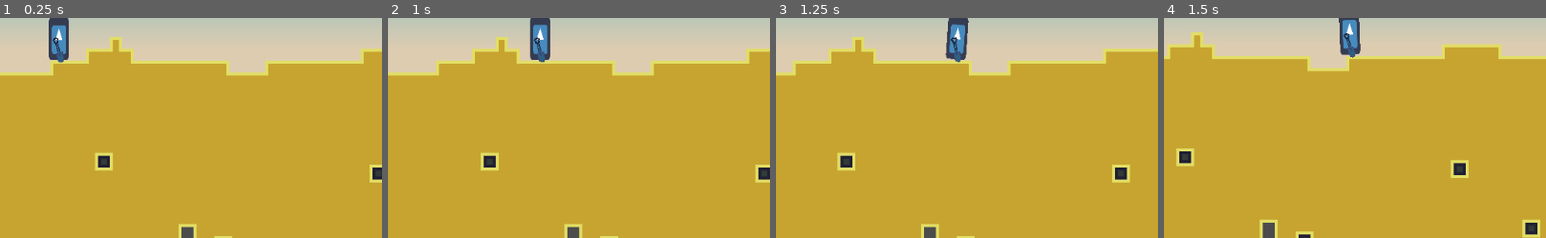
Above: before the commit, frames 1-4 (left to right).
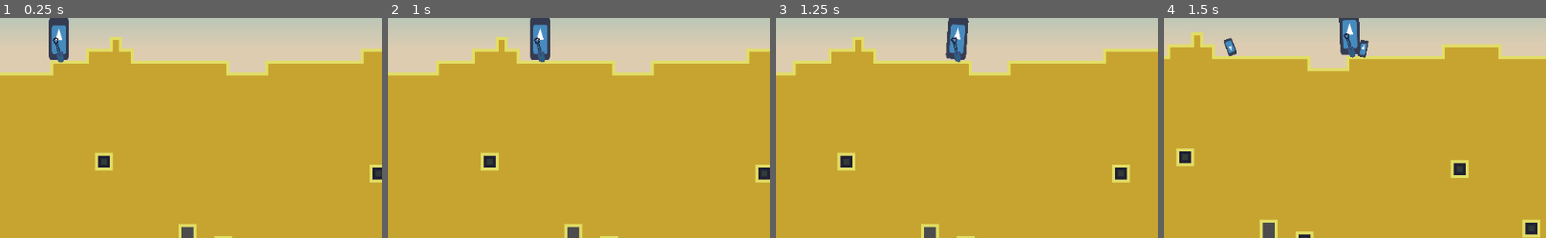
Above: after the commit, the same moments.

Repository: Eptwalabha/ld48
Game: Godot game, scene res://scenes/levels/map/CompetitionLevel.tscn
Same seed, same stepped clock (60 frames per second), same inputs: the game is played once before the commit and once after it. The engine's default icon, where the game draws it, is replaced by a stand-in: a white triangle on a blue panel in a dark square.
Inputs (mouse positions are % of the whole screen's width and height, from its top left):
- Up to frame 1 (0.25 s): no input
- Up to frame 2 (1 s): tap Enter at 0.5 s; move the mouse to (72, 44) at 0.52 s; hold Right (move_right) from 0.53 s (still down); hold E (action) from 0.53 s (still down); tap Space (move_jump) at 0.77 s
- Up to frame 3 (1.25 s): keep holding Right (move_right); keep holding E (action)
- Up to frame 4 (1.5 s): keep holding Right (move_right); move the mouse to (30, 54) at 1.27 s; release E (action) at 1.28 s; tap E (action) at 1.35 s
The pictures show only the part of the screen within x 42-92%, y 50-100%; the shares and areas given below are measured in that part.

Frames 1-3 are identical in both runs. In frame 4, 0.4% of the frame differs, in the area x 15-54%, y 9-19%.

Commit message:
fix Shovel and Bucket

Diff:
--- a/scenes/game-autoload.gd
+++ b/scenes/game-autoload.gd
@@ -20,13 +20,13 @@
 }
 
 var is_shovel_unlocked = true
-var is_bucket_unlocked = false
-var is_explosive_unlocked = false
+var is_bucket_unlocked = true
+var is_explosive_unlocked = true
 
 var player_money = 0
 var player_tools = {
 	"shovel": TOOL_QUALITY.SUPER,
-	"bucket": TOOL_QUALITY.BASIC,
+	"bucket": TOOL_QUALITY.NICE,
 	"explosive": 100
 }
 
--- a/scenes/levels/map/CompetitionLevel.gd
+++ b/scenes/levels/map/CompetitionLevel.gd
@@ -56,6 +56,7 @@
 		var collider = player.get_map_reach_collider()
 		update_cursor(collider)
 	else:
+		map.hide_cursor()
 		cursor_last_cell_index = null
 
 func update_cursor(collider) -> void:
@@ -131,10 +132,11 @@
 	var thread = Thread.new()
 	thread.start(self, "_spawn_blocks", [blocks_to_spawn, thread])
 
-func _on_Player_fill_bucket(position: Vector2, capacity_left: int, bucket: Bucket):
-	var blocks = map.get_blocks(position, bucket.radius, bucket.filter)
+func _on_Player_fill_bucket(cell: Vector2, capacity_left: int, bucket: Bucket):
+	var blocks = map.get_blocks(cell, bucket.radius, bucket.filter)
+	map.hide_cursor()
 	if len(blocks) == 0:
-		bucket.force_empty(position)
+		bucket.force_empty(get_global_mouse_position())
 		return
 	var i = 0
 	for block in blocks:
--- a/scenes/player/Player.tscn
+++ b/scenes/player/Player.tscn
@@ -245,7 +245,7 @@
 [node name="Pivot" type="Node2D" parent="."]
 
 [node name="icon" type="Sprite" parent="Pivot"]
-position = Vector2( 0, -28 )
+position = Vector2( 0, -30 )
 scale = Vector2( 0.42, 0.9 )
 texture = ExtResource( 3 )
 
--- a/scenes/player/tools/Bucket.gd
+++ b/scenes/player/tools/Bucket.gd
@@ -38,15 +38,15 @@
 		QUALITY.SUPER: return 12
 		_: return 2
 
-func action_start(mouse: Vector2, _cell) -> void:
+func action_start(mouse: Vector2, cell) -> void:
 	if cooldown:
 		return
+	if len(blocks) < capacity and cell != null:
+		emit_signal("fill", cell, capacity - len(blocks))
+	else:
+		emit_signal("empty", mouse, blocks)
 	$Cooldown.start()
 	cooldown = true
-	if len(blocks) < capacity:
-		emit_signal("fill", mouse, capacity - len(blocks))
-	else:
-		emit_signal("empty", mouse, blocks)
 
 func _on_Cooldown_timeout():
 	cooldown = false
--- a/scenes/player/tools/PlayerTool.gd
+++ b/scenes/player/tools/PlayerTool.gd
@@ -5,6 +5,7 @@
 
 var filter: Array = []
 var radius: float = 0.0
+var is_tool_currently_used: bool = false
 
 func initialize(quality: int) -> void:
 	filter = get_block_filters(quality)
--- a/scenes/player/tools/Shovel.gd
+++ b/scenes/player/tools/Shovel.gd
@@ -3,7 +3,6 @@
 signal throw(from, to, force)
 
 var reach: float = 5.0
-var dig_started: bool = false
 
 var start_position: Vector2 = Vector2.ZERO
 var start_cell: Vector2 = Vector2.ZERO
@@ -21,11 +20,11 @@
 
 func action_start(position: Vector2, cell) -> void:
 	if cell != null:
-		dig_started = true
+		is_tool_currently_used = true
 		start_position = position
 		start_cell = cell
 
 func action_end(position: Vector2, _cell) -> void:
-	if (position - start_position).length() > 16 and dig_started:
-		dig_started = false
+	if (position - start_position).length() > 16 and is_tool_currently_used:
+		is_tool_currently_used = false
 		emit_signal("throw", start_cell, position, 800)
